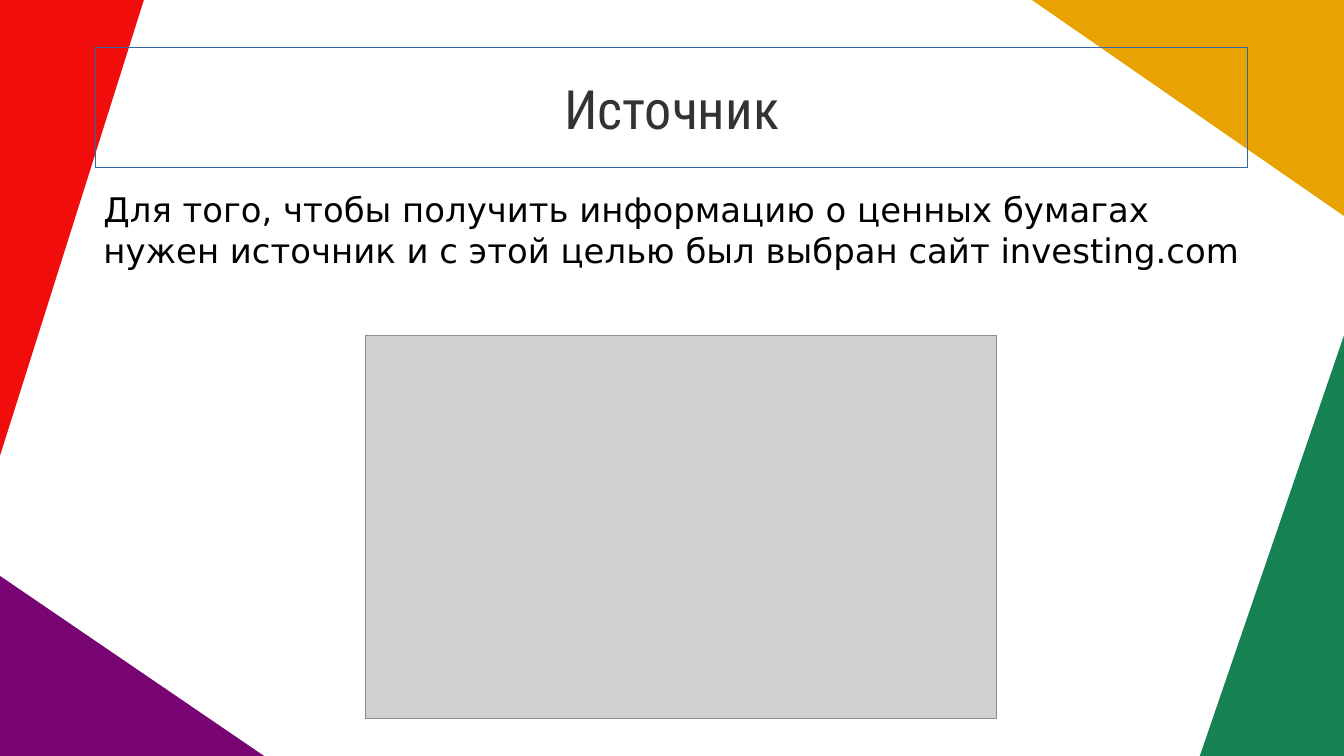
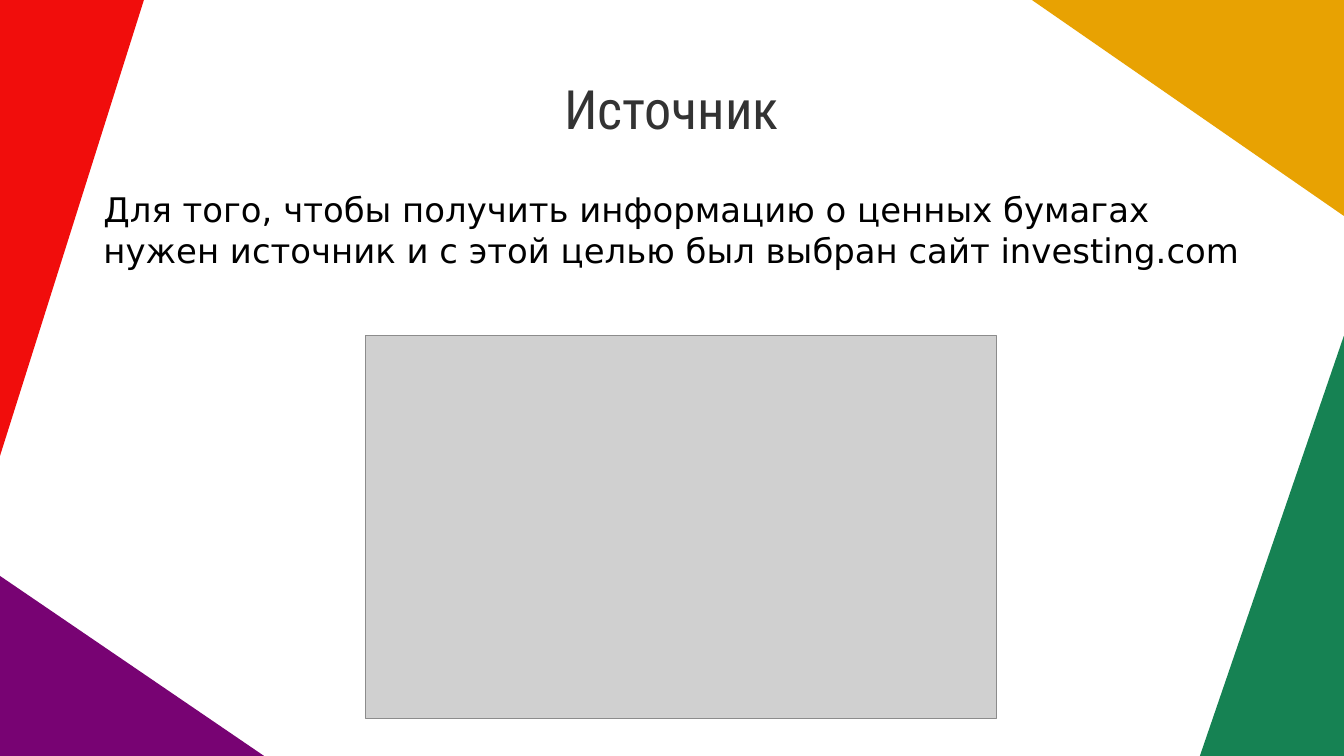
Before and after one commit to Nikineru/Stocks-bot, a slide deck: slide 4 of Проект.pptx. Drawn at 1344x756 pixels with LibreOffice and Linux fonts; fonts in the diff are those of the drawing; grey boxes stand for pictures. Boxes give left, top, right and bottom in pixels: in the first picture for what was removed or moved away, otherwise in the second. Text is boxed around its words. In the diff, an @@ line names an element or a change of style, - is before the commit and + after.

```diff
--- a/Проект.pptx
+++ b/Проект.pptx
@@ text "Источник": place and size @@
-text "Источник" at <box>96,48,1249,167</box>
+text "Источник" at <box>564,90,779,130</box>
@@ text "Источник" at <box>564,90,779,130</box>: outline #3465A4 0 pt to none @@
```
Also in this commit, not shown: 6 other slides changed.
